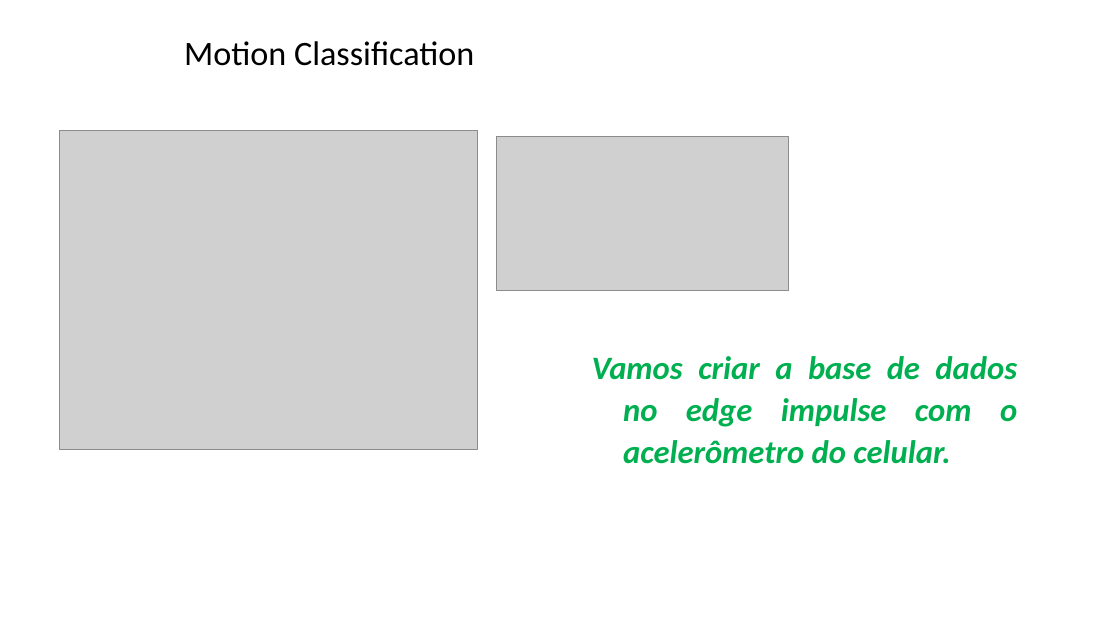
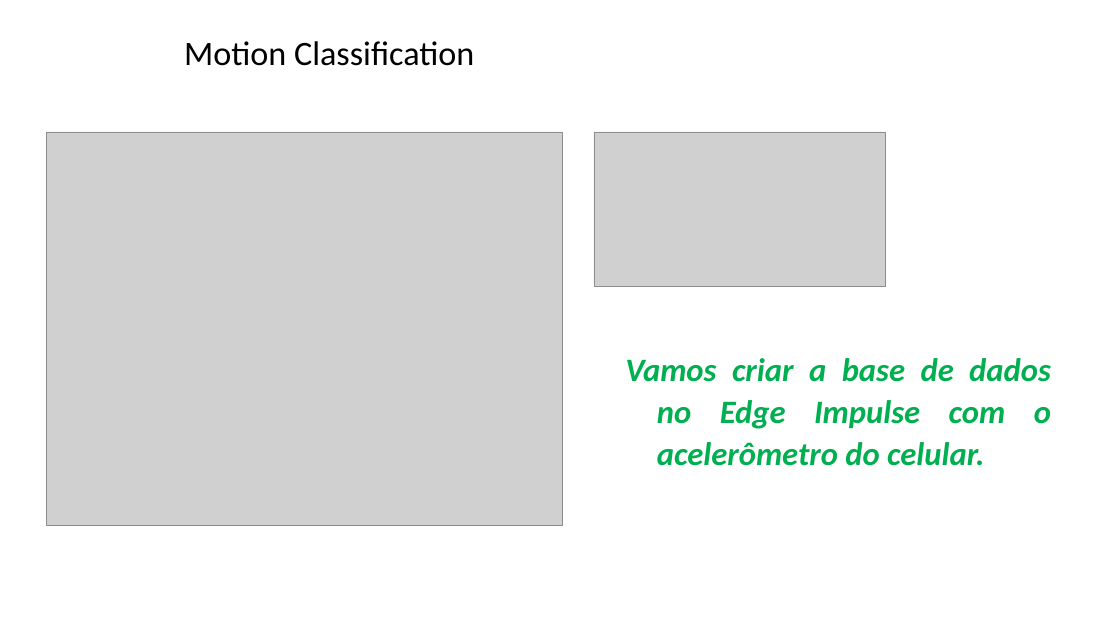
Before and after one commit to zz4fap/tp557-iot-ml, a slide deck: slide 22 of slides/TP557_15_classificação de movimentos.pptx. Drawn at 1120x630 pixels with LibreOffice and Linux fonts; fonts in the diff are those of the drawing; grey boxes stand for pictures; background and template pictures are left out. Boxes give left, top, right and bottom in pixels: in the first picture for what was removed or moved away, otherwise in the second. Text is boxed around its words. In the diff, an @@ line names an element or a change of style, - is before the commit and + after.

```diff
--- a/slides/TP557_15_classificação de movimentos.pptx
+++ b/slides/TP557_15_classificação de movimentos.pptx
@@ picture resized from (x1=59, y1=131, x2=477, y2=450) to (x1=46, y1=132, x2=562, y2=525) @@
@@ picture moved from (x1=497, y1=136, x2=789, y2=290) to (x1=594, y1=132, x2=886, y2=286) @@
@@ text at (x1=625, y1=358, x2=1051, y2=466): text changed @@
-Vamos criar a base de dados no edge impulse com o acelerômetro do celular.
+Vamos criar a base de dados no Edge Impulse com o acelerômetro do celular.
```
Also in this commit, not shown: 4 other slides changed, 7 slides added, 3 slides removed.
